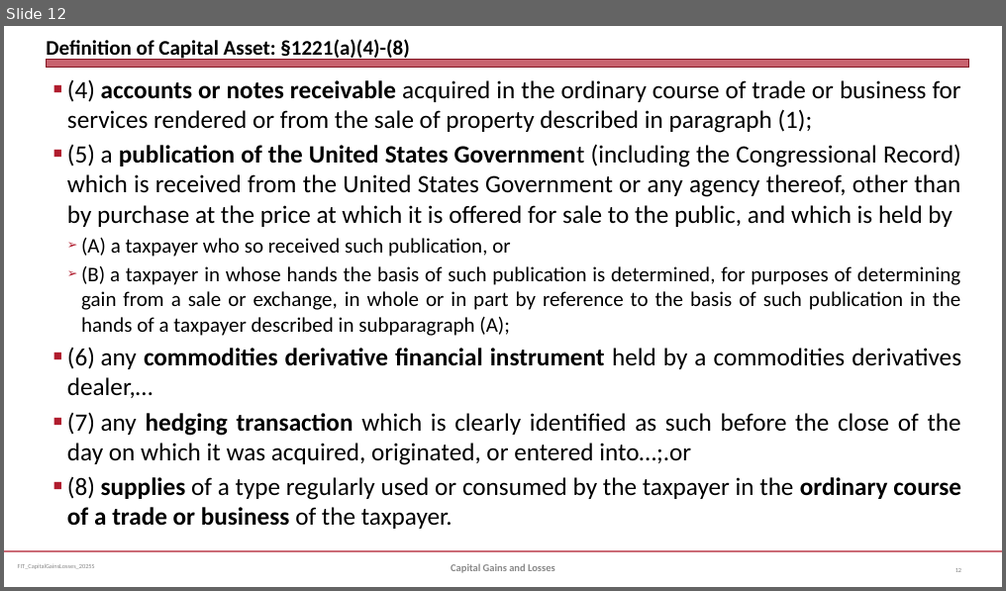
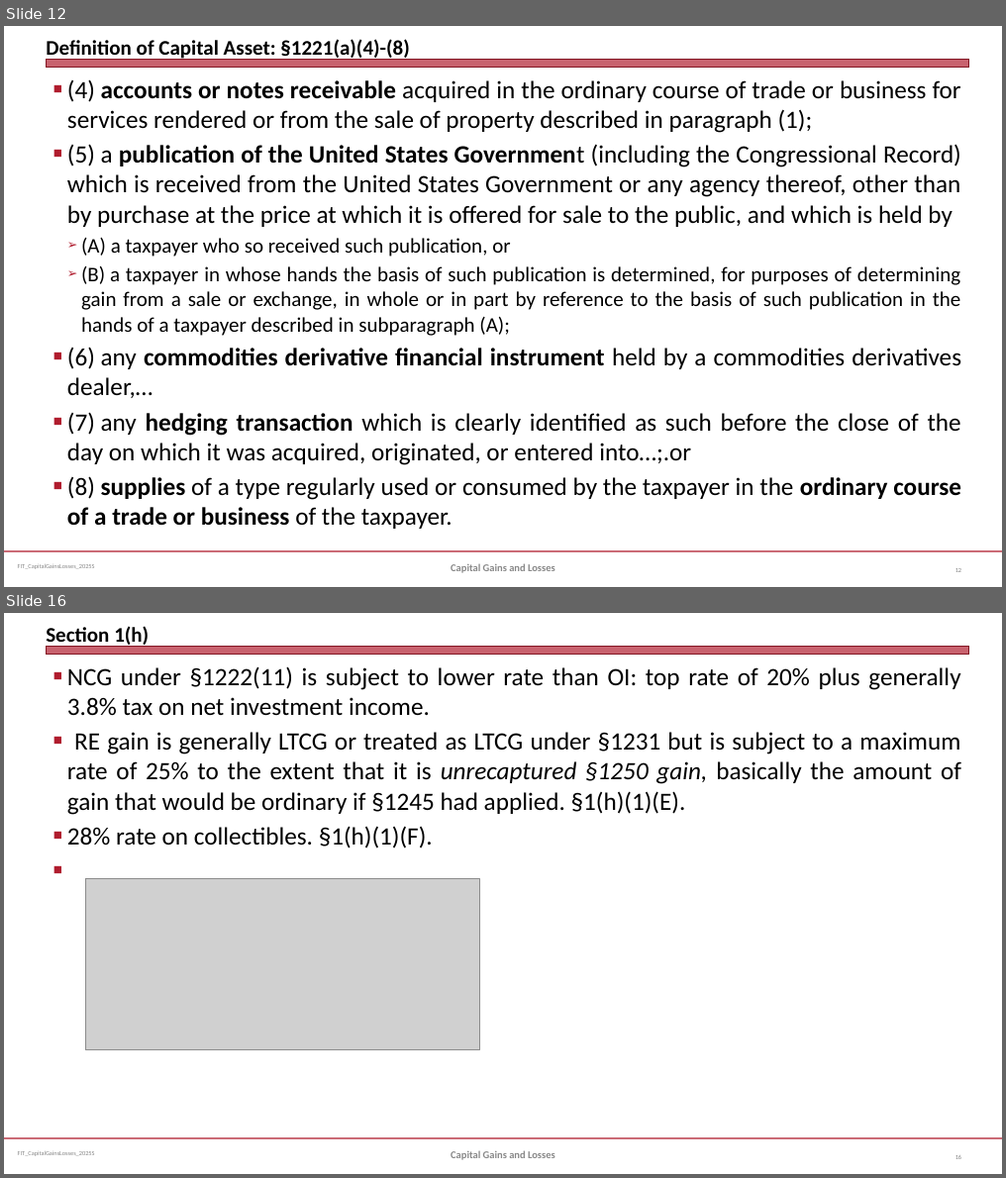
Before and after one commit to jmc877/Fed-Income-Tax, a slide deck: slides/FIT_CapitalGainsLosses_2025S.pptx. Shown one above the other, each under a label of ours: slide 12 before the commit, slides 12 and 16 after it; the slides between them are not shown. The pictures are 1006x591 and 1006x1178 pixels, drawn with LibreOffice and Linux fonts; fonts in the diff are those of the drawing; grey boxes stand for pictures. Boxes give left, top, right and bottom in pixels: in the first picture for what was removed or moved away, otherwise in the second. Text is boxed around its words. In the diff, an @@ line names an element or a change of style, - is before the commit and + after.

```diff
--- a/slides/FIT_CapitalGainsLosses_2025S.pptx
+++ b/slides/FIT_CapitalGainsLosses_2025S.pptx
@@ slide 16 added at [4, 613, 1002, 1174], background #FFFFFF; not listed: 3 template elements that a slide beside it also shows @@
@@ title added at [46, 626, 149, 648], 20 pt, text #000000, bold @@
+Section 1(h)
@@ text added at [67, 666, 961, 849], 24 pt, text #000000 @@
+■ NCG under §1222(11) is subject to lower rate than OI: top rate of 20% plus generally 3.8% tax on net investment income.
+■ RE gain is generally LTCG or treated as LTCG under §1231 but is subject to a maximum rate of 25% to the extent that it is unrecaptured §1250 gain, basically the amount of gain that would be ordinary if §1245 had applied. §1(h)(1)(E).
+■ 28% rate on collectibles. §1(h)(1)(F).
@@ picture added at [85, 878, 479, 1051] @@
@@ text added at [450, 1151, 555, 1160], 10 pt, text #898989, bold @@
+Capital Gains and Losses
@@ page number added at [955, 1156, 961, 1159], 6 pt, text #808080 @@
+16
```
Also in this commit, not shown: 2 slides changed, 3 other slides added, 20 other files.
